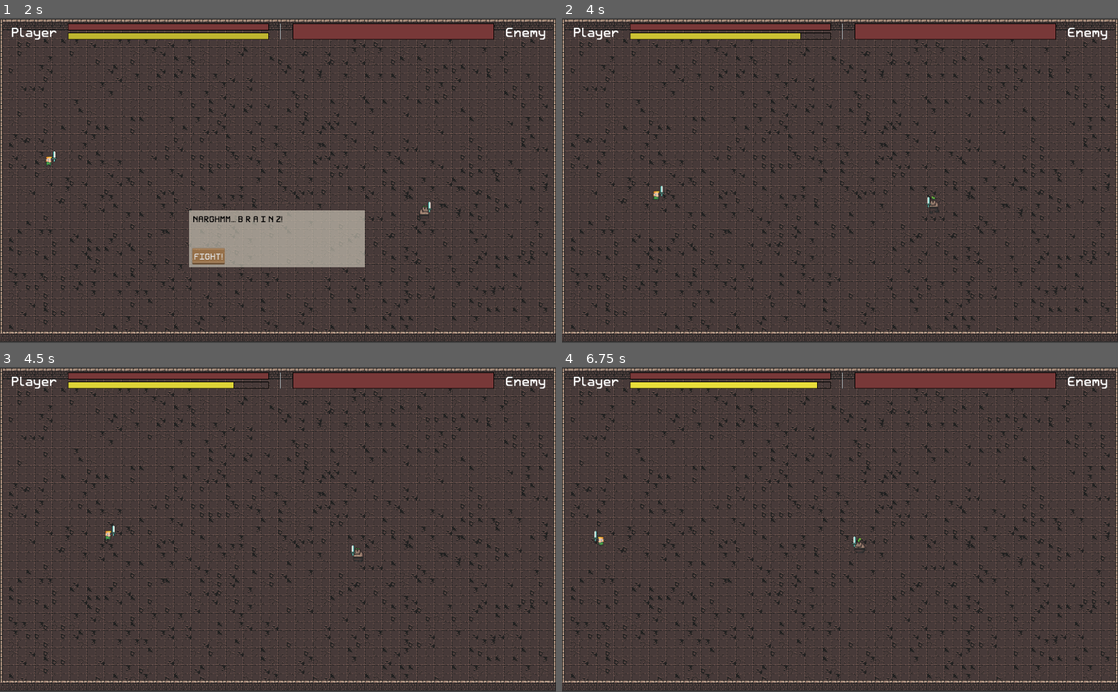
Above: before the commit, frames 1-4 (two rows, left to right).
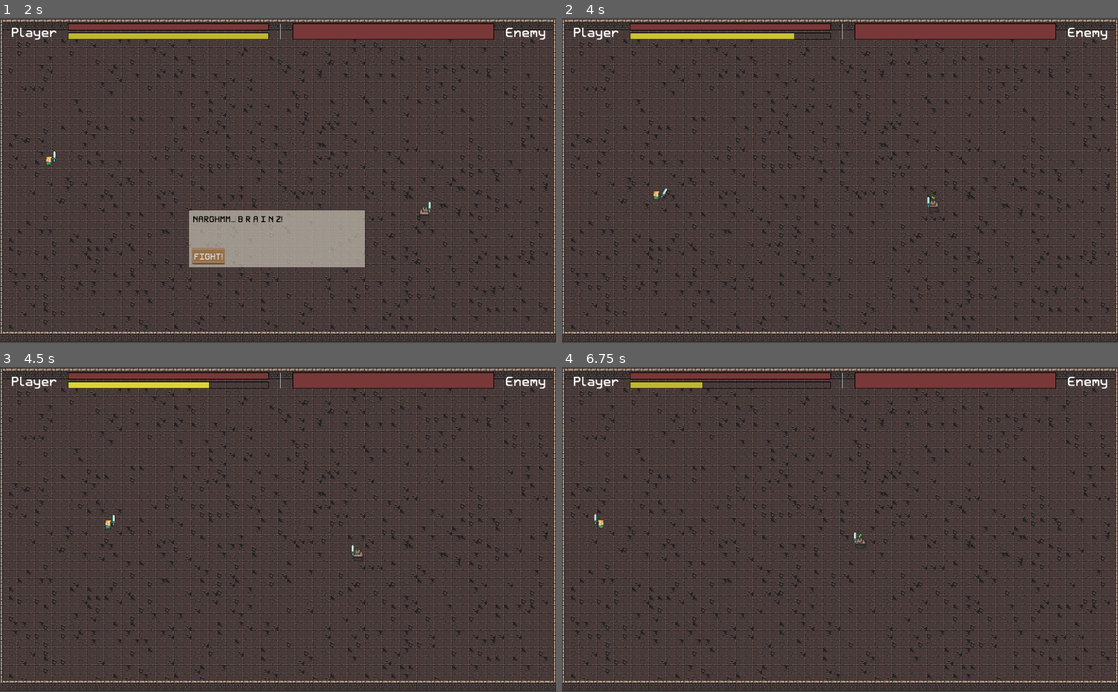
Above: after the commit, the same moments.

Repository: josephmbustamante/ludum-dare-45
Game: Godot game, scene res://Scenes/WeaponPickerScreen.tscn
Two runs of this game, one before a commit and one after it. Both use one fixed random seed, a clock stepped at 60 frames per second and the inputs below.
Inputs (mouse positions are in pixels of both pictures, inside the frame that each line leads up to):
- Up to frame 1 (2 s): tap Enter at 0.5 s; move the mouse to (127, 239) at 0.52 s; hold Right (right) 0.53-1.25 s; click (127, 239) at 0.6 s; click "Start!" at 1.25 s
- Up to frame 2 (4 s): click "FIGHT!" at 2 s; move the mouse to (728, 196) at 2.77 s; hold Down (down) 2.78-3.53 s; click (728, 196) at 2.85 s; move the mouse to (895, 109) at 3.52 s; hold Right (right) from 3.53 s (still down); tap J (dash) at 3.6 s; click (895, 109) at 3.8 s
- Up to frame 3 (4.5 s): move the mouse to (250, 594) at 4.27 s; release Right (right) at 4.28 s; hold W (up) from 4.28 s (still down); tap L (dodge) at 4.35 s
- Up to frame 4 (6.75 s): click (812, 594) at 4.55 s; move the mouse to (1006, 578) at 5.02 s; release W (up) at 5.03 s; hold Left (left) 5.03-6.53 s; click (1006, 578) at 5.1 s; move the mouse to (673, 480) at 5.77 s; click (673, 480) at 5.85 s; move the mouse to (867, 529) at 6.52 s; hold Down (down) from 6.53 s (still down); tap J (dash) at 6.6 s

Frame 1 is identical in both runs. In frame 2, less than 0.1% of the frame differs, in the area x 17-67%, y 4-59%; in frame 3, 0.2%; in frame 4, 0.8%, in the area x 5-55%, y 4-58%.

Commit message:
Make enemy move to the side of the player

Diff:
--- a/Scripts/Enemy.gd
+++ b/Scripts/Enemy.gd
@@ -42,10 +42,28 @@
 			return
 		else:
 			var distance_to_target = target.global_position - global_position
+
+			# we want the enemy to stand either to the right or left of the player
+			var position_to_occupy
+			# if we are to the left of the player, set the desired position to be to their left and face right
+			if distance_to_target.x > 0:
+				position_to_occupy = Vector2(target.global_position.x - 20, target.global_position.y)
+				if facing_left:
+					scale.x *= -1
+					facing_left = false
+			# if we are to the right of the player, set the desired position to be to their right and face left
+			else:
+				position_to_occupy = Vector2(target.global_position.x + 20, target.global_position.y)
+				if !facing_left:
+					scale.x *= -1
+					facing_left = true
+
 			# only keep moving if we haven't reached the target yet
-			if distance_to_target.length() >= hit_radius:
-				velocity = target.global_position - global_position
-			elif $AttackCooldown.is_stopped():
+			if (position_to_occupy - global_position).length() > 10:
+				velocity = position_to_occupy - global_position
+
+			# if we're close enough to the player, attack, even if we still need to keep moving a bit
+			if distance_to_target.length() < hit_radius && $AttackCooldown.is_stopped():
 				$Weapon.attack()
 				$AttackCooldown.start()
 
@@ -54,13 +72,6 @@
 		$AnimatedSprite.play("run")
 	else:
 		$AnimatedSprite.play("idle")
-
-	if velocity.x < 0 && !facing_left:
-		scale.x *= -1
-		facing_left = true
-	elif velocity.x > 0 && facing_left:
-		scale.x *= -1
-		facing_left = false
 
 	move_and_slide(velocity)
 
--- a/Scripts/Player.gd
+++ b/Scripts/Player.gd
@@ -83,7 +83,7 @@
 		if Input.is_action_just_pressed("attack") && $AttackCooldown.is_stopped() && stamina >= attack_stamina_cost:
 			update_stamina(-attack_stamina_cost)
 			$Weapon.attack()
-			$AttackCooldown.start(5)
+			$AttackCooldown.start(0.5)
 
 		if Input.is_action_just_pressed("dodge") && $RollCooldown.is_stopped() && $AttackCooldown.is_stopped() && stamina >= dodge_stamina_cost:
 			update_stamina(-dodge_stamina_cost)
